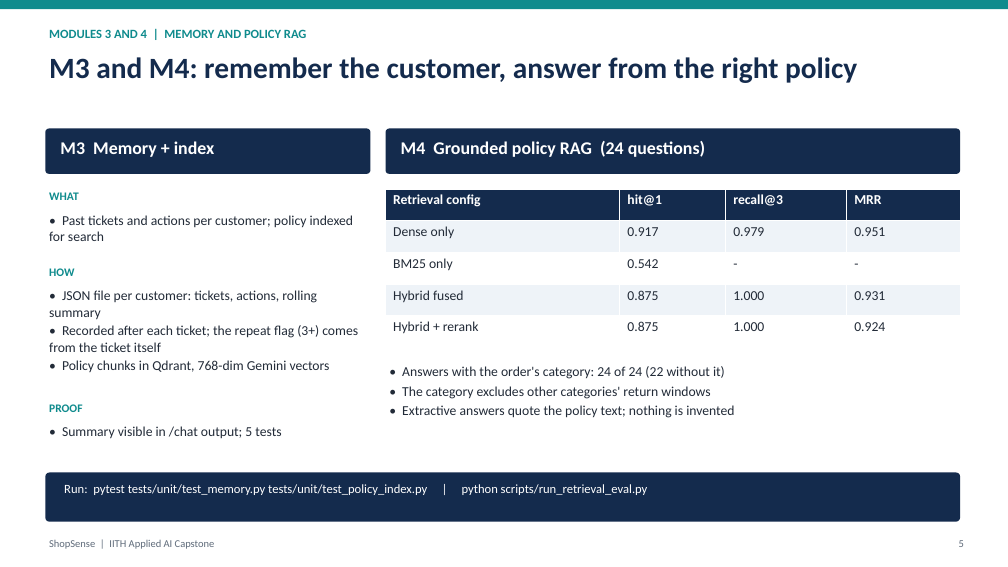
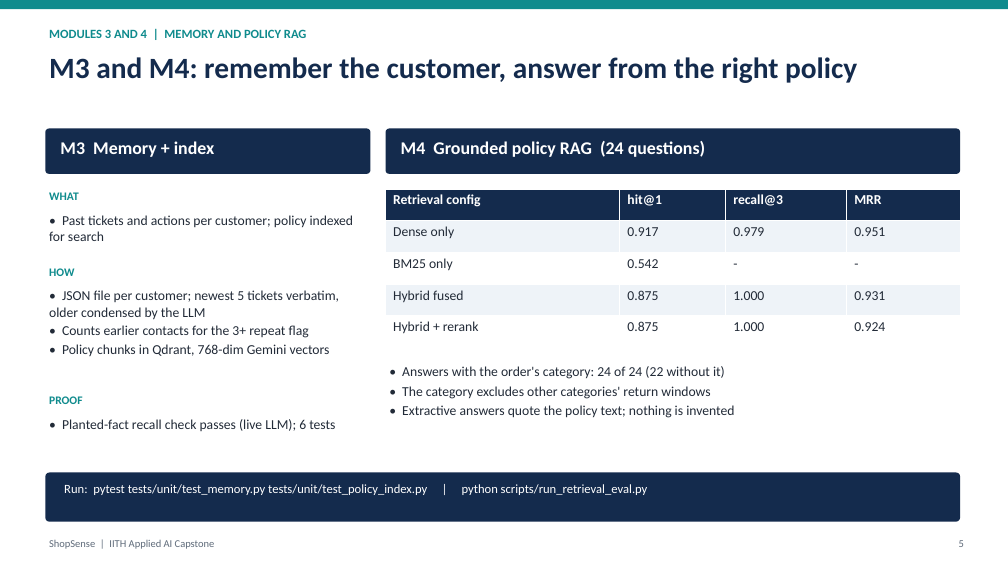
Before and after one commit to abhraj786/iith-ai-capstone-shopsense, a slide deck: slide 5 of docs/deck/iith-ai-capstone-shopsense.pptx. Drawn at 1008x567 pixels with LibreOffice and Linux fonts; fonts in the diff are those of the drawing. Boxes give left, top, right and bottom in pixels: in the first picture for what was removed or moved away, otherwise in the second. Text is boxed around its words. In the diff, an @@ line names an element or a change of style, - is before the commit and + after.

Commit message:
M3: LLM rolling summary with recall check; memory-based repeat-contact count

```diff
--- a/docs/deck/iith-ai-capstone-shopsense.pptx
+++ b/docs/deck/iith-ai-capstone-shopsense.pptx
@@ text at [49,290,339,338]: text changed @@
-• JSON file per customer: tickets, actions, rolling summary
-• Recorded after each ticket; the repeat flag (3+) comes from the ticket itself
+• JSON file per customer; newest 5 tickets verbatim, older condensed by the LLM
+• Counts earlier contacts for the 3+ repeat flag
@@ text "PROOF": place and size @@
-text "PROOF" at [49,404,82,412]
+text "PROOF" at [49,396,82,404]
@@ text at [62,419,335,431]: text changed @@
-• Summary visible in /chat output; 5 tests
+• Planted-fact recall check passes (live LLM); 6 tests
```
Also in this commit, not shown: 14 other files.
